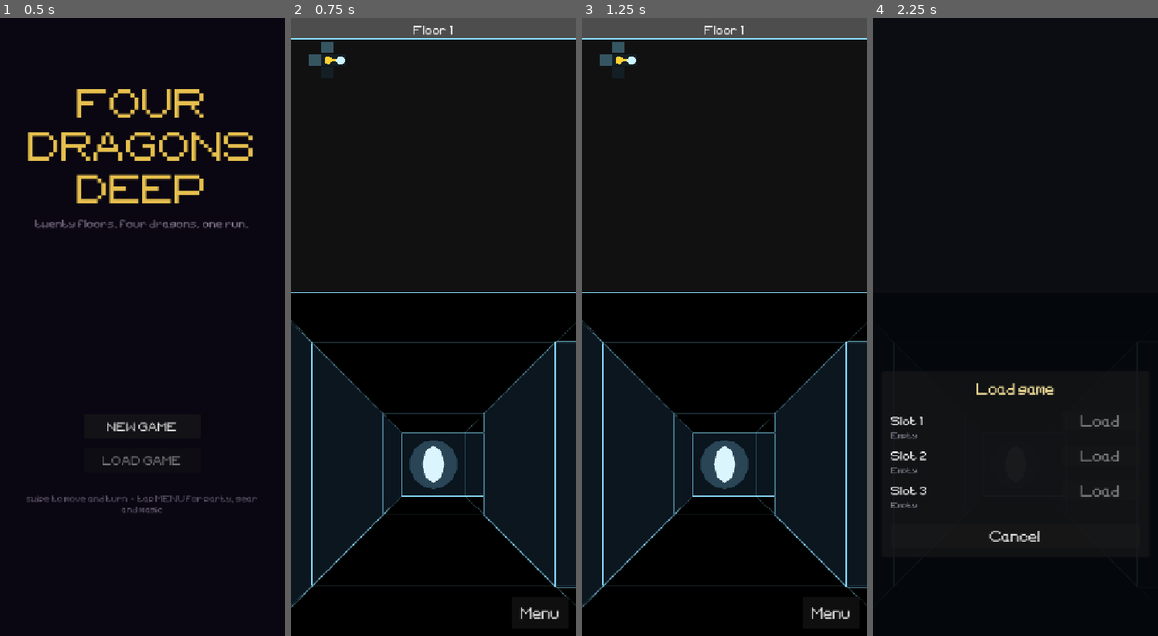
Above: before the commit, frames 1-4 (left to right).
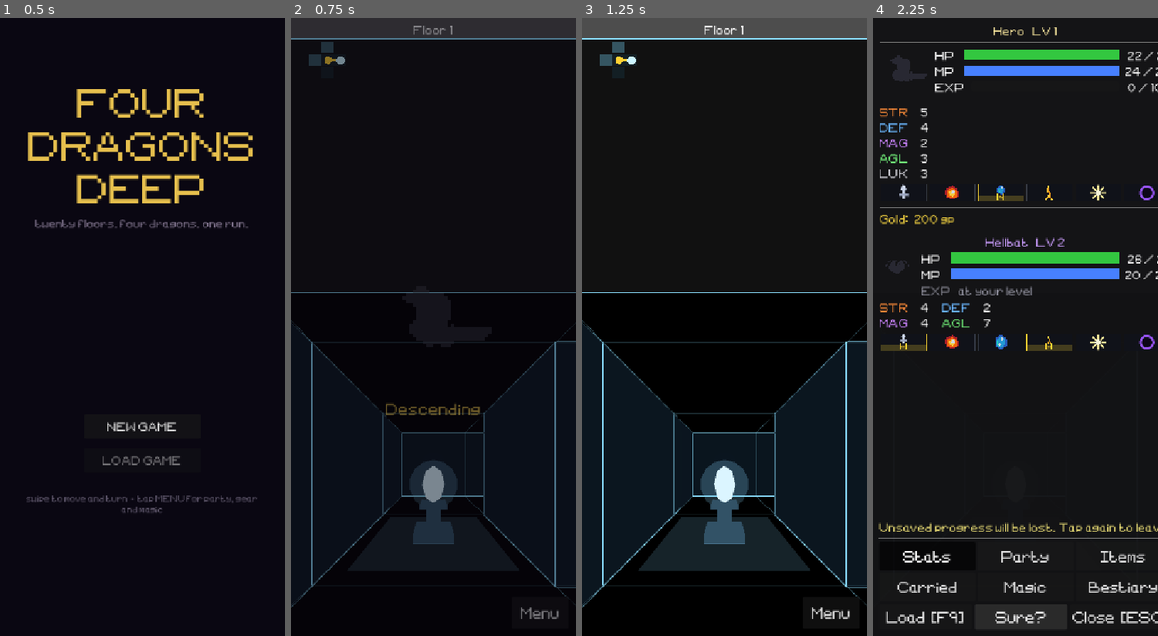
Above: after the commit, the same moments.

Repository: tausiftt5238/four-dragons-deep
Game: Godot game, scene res://scenes/title.tscn
Same seed, same stepped clock (60 frames per second), same inputs: the game is played once before the commit and once after it.
Inputs (mouse positions are in pixels of both pictures, inside the frame that each line leads up to):
- Up to frame 1 (0.5 s): no input
- Up to frame 2 (0.75 s): click "NEW GAME" at 0.5 s
- Up to frame 3 (1.25 s): no input
- Up to frame 4 (2.25 s): click "Menu" at 1.25 s; click (1006, 617) at 2 s, where only the run after the commit has a clickable "Title"

Frame 1 is identical in both runs. In frame 2, 12% of the frame differs, in the area x 0-100%, y 0-98%; in frame 3, 5.3%; in frame 4, 13%, in the area x 1-100%, y 1-99%.

Commit message:
playtest fixes: fleeing a boss no longer counts as beating it, the orb stands on its own tile, the bestiary says where things really live, a Title button, a loading screen, bench exp, and passives off for now
- fleeing the Ice Dragon marked the boss beaten, so the corridor let you walk past it. only a win counts now
- the save orb stood at eye height on the horizon and read as sitting on the far wall. it sits on a plinth on its own floor tile now
- bestiary floors come from the real spawn rules instead of the old min/max_floor fields, so the floor 4 warden says floor 4 and not "Floors 1+"
- Title button in the menu (tap twice) to get back to the title for a new run without reloading the page
- New Game / Load Game go through a loading screen with the Knight walking until the first frame of the game draws
- benched demons bank half the exp of every won fight
- passive skills are no longer offered on level up and old saves drop theirs, while they get reworked

Co-Authored-By: Claude Opus 5.5 <noreply@anthropic.com>
Claude-Session: https://claude.ai/code/session_01Uhk3EMYpAHGbVF4A7SC27j

Diff:
--- a/scripts/core/main.gd
+++ b/scripts/core/main.gd
@@ -1024,8 +1024,10 @@
 		_sync_door()
 		_show_hud_popup("The warden falls. You take the key.", Color(0.75, 0.55, 1.0))
 
-	# On a boss floor an encounter with no roamer behind it is the boss.
-	if result != "lose" and Level.is_boss_floor(floor_num) and met.is_empty():
+	# On a boss floor an encounter with no roamer behind it is the boss. Only a
+	# win counts: a flee used to pass as "not a loss", so slipping away from the
+	# Ice Dragon marked it beaten and the corridor let you walk on past it.
+	if result not in ["lose", "flee"] and Level.is_boss_floor(floor_num) and met.is_empty():
 		_boss_beaten = true
 
 	if not lost.is_empty() and result != "lose":
@@ -1085,9 +1087,10 @@
 
 
 # Taken before demon exp is paid, so each level-up popup can show before -> after.
+# The whole roster, since the bench earns a share and can level too.
 func _demon_snapshots() -> Dictionary:
 	var out: Dictionary = {}
-	for demon_name: String in player_char.active_demons:
+	for demon_name: String in player_char.recruited:
 		out[demon_name] = _demon_snapshot(demon_name)
 	return out
 
@@ -1259,6 +1262,9 @@
 	menu.load_requested.connect(func():
 		_close_menu()
 		_open_load_menu()
+	)
+	menu.title_requested.connect(func():
+		get_tree().change_scene_to_file("res://scenes/title.tscn")
 	)
 	menu_layer.add_child(menu)
 
@@ -1692,8 +1698,9 @@
 	player_char.analyzed.assign(pdata.get("analyzed", []) as Array)
 	player_char.learned_affinities = (pdata.get("learned_affinities", {}) as Dictionary).duplicate(true)
 
+	# Passive skills are off while they are reworked, so a save that picked some
+	# comes back without them rather than keeping powers a new run cannot get.
 	player_char.passive_skills.clear()
-	player_char.passive_skills.assign(pdata.get("passive_skills", []) as Array)
 
 	player_char.active_statuses.clear()
 	player_char.active_statuses.assign(pdata["active_statuses"] as Array)
--- a/scripts/entities/enemy.gd
+++ b/scripts/entities/enemy.gd
@@ -111,8 +111,8 @@
 # its level and the points it rolled — lives on PlayerCharacter, so this table
 # stays the fixed thing both sides are measured against.
 # Template data for all enemy types. Stats are base values for floor 1.
-# min_floor / max_floor control which dungeon floors they appear on.
-# max_floor = -1 means no upper limit.
+# min_floor / max_floor are left over from before the pack drew by tier, and
+# nothing reads them: `tier` decides the floors now (see where_found).
 #
 # Every row is written in the same shape, one concern per line, so a demon's
 # chart or its talk data can be found by position rather than by reading:
@@ -670,6 +670,29 @@
 	return out
 
 
+# Where a template is actually met, worked out from the same rules that place
+# it rather than from its min_floor/max_floor, which nothing spawns from any
+# more: the pack draws by tier, wardens and bosses stand on fixed floors, and a
+# mimic waits in a chest. Reading the old fields put the floor-four warden down
+# as "Floors 1+".
+static func where_found(tmpl: Dictionary) -> String:
+	var tname: String = tmpl.get("name", "") as String
+	for i: int in WARDEN_TEMPLATES.size():
+		if WARDEN_TEMPLATES[i]["name"] == tname:
+			return "Floor %d" % (i * Level.BOSS_EVERY + Level.WARDEN_OFFSET)
+	for i: int in BOSS_TEMPLATES.size():
+		if BOSS_TEMPLATES[i]["name"] == tname:
+			return "Floor %d" % ((i + 1) * Level.BOSS_EVERY)
+	for t: Dictionary in MIMIC_TEMPLATES:
+		if t["name"] == tname:
+			return "Chests, floor %d+" % MIMIC_FROM_FLOOR
+	# A tier's band is five floors, the last of which is the boss corridor and
+	# carries no pack.
+	var tier: int = int(tmpl.get("tier", 1))
+	var first: int = (tier - 1) * Level.BOSS_EVERY + 1
+	return "Floors %d-%d" % [first, first + Level.BOSS_EVERY - 2]
+
+
 static func all_templates() -> Array[Dictionary]:
 	var result: Array[Dictionary] = []
 	result.append_array(TEMPLATES)
--- a/scripts/entities/player_character.gd
+++ b/scripts/entities/player_character.gd
@@ -177,9 +177,16 @@
 	return e
 
 
-# Exp from a won fight, paid to every demon that was standing in it. A demon
-# never passes the detective: he is the one holding the case open, and a party
-# that outgrows him would make his own levels pointless.
+# What a benched demon banks of a fight it sat out. Without a share the bench
+# froze at the level it was caught at, so the demon a boss finally called for
+# was six levels behind the three that did all the walking.
+const BENCH_EXP_PERCENT: int = 50
+
+
+# Exp from a won fight: in full to every demon that was standing in it, and a
+# share to the rest of the roster on the bench. A demon never passes the
+# detective: he is the one holding the case open, and a party that outgrows him
+# would make his own levels pointless.
 #
 # Returns {climbed = [names], learned = {name: [what it picked up]}} so the
 # result screen can say both what grew and what it can now call on.
@@ -188,11 +195,13 @@
 	var learned: Dictionary = {}
 	if amount <= 0:
 		return {climbed = climbed, learned = learned}
-	for demon_name: String in active_demons:
+	for demon_name: String in recruited:
 		var at: int = int(bound_level.get(demon_name, 1))
 		if at >= lv:
 			continue
-		var banked: int = int(demon_exp.get(demon_name, 0)) + amount
+		var share: int = amount if is_active(demon_name) \
+				else maxi(1, amount * BENCH_EXP_PERCENT / 100)
+		var banked: int = int(demon_exp.get(demon_name, 0)) + share
 		var gained: bool = false
 		while at < lv and banked >= demon_exp_to_next(at):
 			banked -= demon_exp_to_next(at)
--- a/scripts/ui/level_up_ui.gd
+++ b/scripts/ui/level_up_ui.gd
@@ -224,59 +224,7 @@
 
 func _on_confirm() -> void:
 	player.apply_stat_bonus(_allocated)
-	_show_skill_picker()
-
-
-func _show_skill_picker() -> void:
-	for c: Node in _vbox.get_children():
-		c.queue_free()
-	_vbox.alignment = BoxContainer.ALIGNMENT_CENTER
-
-	var header: Label = Label.new()
-	header.text = "*   choose a skill   *"
-	header.horizontal_alignment = HORIZONTAL_ALIGNMENT_CENTER
-	header.add_theme_color_override("font_color", Color(0.60, 0.88, 1.0))
-	header.add_theme_font_size_override("font_size", 20)
-	_vbox.add_child(header)
-
-	_vbox.add_child(HSeparator.new())
-
-	var choices: Array[String] = PassiveSkill.random_pick(3, player.passive_skills)
-
-	if choices.is_empty():
-		var lbl: Label = Label.new()
-		lbl.text = "All skills mastered!"
-		lbl.horizontal_alignment = HORIZONTAL_ALIGNMENT_CENTER
-		lbl.add_theme_color_override("font_color", Color(0.80, 0.80, 0.80))
-		_vbox.add_child(lbl)
-		var cont: Button = Button.new()
-		cont.text = "Continue"
-		cont.custom_minimum_size = Vector2(160, 34)
-		cont.pressed.connect(func(): dismissed.emit())
-		var row: HBoxContainer = HBoxContainer.new()
-		row.alignment = BoxContainer.ALIGNMENT_CENTER
-		row.add_child(cont)
-		_vbox.add_child(row)
-		return
-
-	for skill_id: String in choices:
-		var sdata: Dictionary = PassiveSkill.get_data(skill_id)
-		_vbox.add_child(HSeparator.new())
-
-		var btn: Button = Button.new()
-		btn.text = sdata["name"] as String
-		btn.custom_minimum_size = Vector2(300, 34)
-		btn.pressed.connect(_on_skill_chosen.bind(skill_id))
-		_vbox.add_child(btn)
-
-		var desc: Label = Label.new()
-		desc.text = sdata["desc"] as String
-		desc.horizontal_alignment = HORIZONTAL_ALIGNMENT_CENTER
-		desc.add_theme_color_override("font_color", Color(0.60, 0.60, 0.60))
-		desc.add_theme_font_size_override("font_size", 11)
-		_vbox.add_child(desc)
-
-
-func _on_skill_chosen(skill_id: String) -> void:
-	player.passive_skills.append(skill_id)
+	# Passive skills used to be picked here, three at a time, until the eight of
+	# them ran out a handful of levels in. They are off while they get reworked;
+	# PassiveSkill and the checks for each id are still in place for that.
 	dismissed.emit()
--- /dev/null
+++ b/scripts/ui/loading_screen.gd
@@ -0,0 +1,108 @@
+# LoadingScreen
+# Stands between the title and the game. Pressing New Game or Load Game used to
+# change scene straight away, and the frame froze on the title while the game
+# scene loaded and built its first floor — the press had landed, but nothing
+# said so. This goes up on the same frame as the press, has the Knight walking
+# on the spot while the scene loads, and stays up until the game's first frame
+# has drawn underneath it.
+#
+# It hangs off the tree root rather than the current scene, which is what lets
+# it outlive the scene change it is covering.
+class_name LoadingScreen extends CanvasLayer
+
+const _FONT := preload("res://resources/misc/OldSchoolAdventures-42j9.ttf") as FontFile
+
+const _SPRITE_SIZE: float = 260.0
+
+var _walker: AnimatedPortrait
+var _dots: Label
+var _dots_timer: float = 0.0
+
+
+# Covers the screen, swaps to `scene_path`, and takes itself down once the new
+# scene has drawn. Call it instead of change_scene_to_file.
+static func change_scene(tree: SceneTree, scene_path: String) -> void:
+	var screen: LoadingScreen = LoadingScreen.new()
+	tree.root.add_child(screen)
+	screen._run(scene_path)
+
+
+func _ready() -> void:
+	layer = 100
+	_build()
+
+
+func _build() -> void:
+	var bg: ColorRect = ColorRect.new()
+	bg.color = Color(0.04, 0.03, 0.07, 1.0)
+	bg.set_anchors_and_offsets_preset(Control.PRESET_FULL_RECT)
+	# Swallows taps, so nothing on the title underneath can be pressed twice.
+	bg.mouse_filter = Control.MOUSE_FILTER_STOP
+	add_child(bg)
+
+	_walker = AnimatedPortrait.new()
+	# On the spot rather than across the screen: a load can be over in under a
+	# second, and he has to be in view for all of it.
+	_walker.anchor_left   = 0.5
+	_walker.anchor_right  = 0.5
+	_walker.anchor_top    = 0.5
+	_walker.anchor_bottom = 0.5
+	_walker.offset_left   = -_SPRITE_SIZE * 0.5
+	_walker.offset_right  = _SPRITE_SIZE * 0.5
+	_walker.offset_top    = -_SPRITE_SIZE * 0.5
+	_walker.offset_bottom = _SPRITE_SIZE * 0.5
+	_walker.mouse_filter  = Control.MOUSE_FILTER_IGNORE
+	_walker.load_sprite_id(PlayerCharacter.SPRITE_KNIGHT)
+	_walker.play("walk")
+	# The figure fills about a third of its 100px frame; crop in on it.
+	_walker.set_zoom(2.5)
+	add_child(_walker)
+
+	_dots = Label.new()
+	_dots.text = "Descending"
+	_dots.anchor_left   = 0.0
+	_dots.anchor_right  = 1.0
+	_dots.anchor_top    = 0.5
+	_dots.anchor_bottom = 0.5
+	_dots.offset_top    = _SPRITE_SIZE * 0.5 + 8.0
+	_dots.offset_bottom = _SPRITE_SIZE * 0.5 + 48.0
+	_dots.horizontal_alignment = HORIZONTAL_ALIGNMENT_CENTER
+	_dots.add_theme_font_override("font", _FONT)
+	_dots.add_theme_font_size_override("font_size", 22)
+	_dots.add_theme_color_override("font_color", Color(0.90, 0.75, 0.30))
+	add_child(_dots)
+
+
+func _process(delta: float) -> void:
+	_dots_timer += delta
+	var n: int = int(_dots_timer * 2.5) % 4
+	_dots.text = "Descending" + ".".repeat(n)
+
+
+func _run(scene_path: String) -> void:
+	# One drawn frame first, so the screen is what the press answers with.
+	await get_tree().process_frame
+	await get_tree().process_frame
+
+	var packed: PackedScene = null
+	if ResourceLoader.load_threaded_request(scene_path) == OK:
+		while ResourceLoader.load_threaded_get_status(scene_path) \
+				== ResourceLoader.THREAD_LOAD_IN_PROGRESS:
+			await get_tree().process_frame
+		packed = ResourceLoader.load_threaded_get(scene_path) as PackedScene
+	if packed == null:
+		packed = load(scene_path) as PackedScene
+	get_tree().change_scene_to_packed(packed)
+
+	# The new scene builds its first floor in _ready, on the frame after the
+	# swap. Wait for that and for one frame of it to draw before lifting.
+	await get_tree().scene_changed
+	await get_tree().process_frame
+	await get_tree().process_frame
+
+	var fade: Tween = create_tween()
+	for child: Node in get_children():
+		if child is CanvasItem:
+			fade.parallel().tween_property(child, "modulate:a", 0.0, 0.25)
+	await fade.finished
+	queue_free()
--- a/scripts/ui/menu_tab_bestiary.gd
+++ b/scripts/ui/menu_tab_bestiary.gd
@@ -35,9 +35,7 @@
 	if tmpl.is_empty():
 		return
 
-	var max_fl: int = tmpl.get("max_floor", -1)
-	var where: String = "Floors %d" % int(tmpl.get("min_floor", 1))
-	where += "+" if max_fl == -1 else "-%d" % max_fl
+	var where: String = Enemy.where_found(tmpl)
 
 	# Everything the bestiary knows, as one wrapped paragraph rather than six
 	# stacked lines of wildly different length.
--- a/scripts/ui/menu_ui.gd
+++ b/scripts/ui/menu_ui.gd
@@ -5,6 +5,7 @@
 
 signal menu_closed
 signal load_requested
+signal title_requested
 
 
 var player: PlayerCharacter
@@ -95,6 +96,20 @@
 	load_btn.pressed.connect(func(): load_requested.emit())
 	foot.add_child(load_btn)
 
+	# Back to the title, for a new run without reloading the page. Two taps,
+	# since anything not saved at an orb goes with it.
+	var title_btn: Button = Button.new()
+	title_btn.text = "Title"
+	title_btn.custom_minimum_size   = Vector2(0, 32)
+	title_btn.size_flags_horizontal = Control.SIZE_EXPAND_FILL
+	title_btn.pressed.connect(func():
+		if title_btn.text == "Title":
+			title_btn.text = "Sure?"
+			_set_status("Unsaved progress will be lost. Tap again to leave.")
+		else:
+			title_requested.emit())
+	foot.add_child(title_btn)
+
 	var close_btn: Button = Button.new()
 	close_btn.text = "Close  [ESC]"
 	close_btn.custom_minimum_size   = Vector2(0, 32)
--- a/scripts/ui/title_screen.gd
+++ b/scripts/ui/title_screen.gd
@@ -83,7 +83,7 @@
 
 func _on_new_game() -> void:
 	GameBoot.pending_slot = 0
-	get_tree().change_scene_to_file("res://scenes/main.tscn")
+	LoadingScreen.change_scene(get_tree(), "res://scenes/main.tscn")
 
 
 func _on_load_game() -> void:
@@ -91,7 +91,7 @@
 	picker.mode = "load"
 	picker.slot_chosen.connect(func(slot: int) -> void:
 		GameBoot.pending_slot = slot
-		get_tree().change_scene_to_file("res://scenes/main.tscn")
+		LoadingScreen.change_scene(get_tree(), "res://scenes/main.tscn")
 	)
 	picker.cancelled.connect(func() -> void:
 		picker.queue_free()
--- a/scripts/world/dungeon.gd
+++ b/scripts/world/dungeon.gd
@@ -450,10 +450,22 @@
 		_add_orb(pos)
 
 
+# How high the shard hangs. It used to sit at 1.0, which is eye height: dead on
+# the horizon, where the far wall's centre is too, so an orb one cell ahead was
+# drawn on top of the wall two cells ahead and read as being out there with it.
+# Lower, and stood on a plinth, its foot lands on the floor of its own cell.
+const _ORB_HEIGHT: float = 0.72
+
+
 func _add_orb(pos: Vector2i) -> void:
+	var base: Node3D = Node3D.new()
+	base.position = Vector3(pos.x * CELL_SIZE, 0.0, pos.y * CELL_SIZE)
+	add_child(base)
+	_add_orb_footing(base)
+
 	var root: Node3D = Node3D.new()
-	root.position = Vector3(pos.x * CELL_SIZE, 1.0, pos.y * CELL_SIZE)
-	add_child(root)
+	root.position = Vector3(0.0, _ORB_HEIGHT, 0.0)
+	base.add_child(root)
 
 	var core_mat: StandardMaterial3D = StandardMaterial3D.new()
 	core_mat.shading_mode = BaseMaterial3D.SHADING_MODE_UNSHADED
@@ -497,6 +509,29 @@
 	# A slow turn, so it reads as alive from down a corridor.
 	var spin: Tween = create_tween().set_loops()
 	spin.tween_property(core, "rotation:y", TAU, 6.0).from(0.0)
+
+
+# What ties the orb to its cell: a plinth up to the shard and a pale square of
+# light on the floor under it. Perspective does the rest — the square sits on
+# the grid line you would walk over, so the eye can count the cells to it the
+# same way it counts them on the minimap.
+func _add_orb_footing(base: Node3D) -> void:
+	var glow_mat: StandardMaterial3D = StandardMaterial3D.new()
+	glow_mat.shading_mode = BaseMaterial3D.SHADING_MODE_UNSHADED
+	glow_mat.transparency = BaseMaterial3D.TRANSPARENCY_ALPHA
+	glow_mat.blend_mode   = BaseMaterial3D.BLEND_MODE_ADD
+	glow_mat.albedo_color = Color(0.55, 0.85, 1.0, 0.16)
+	_add_box_child(base, Vector3(0.0, 0.012, 0.0),
+			Vector3(CELL_SIZE * 0.80, 0.01, CELL_SIZE * 0.80), glow_mat)
+
+	var stone_mat: StandardMaterial3D = StandardMaterial3D.new()
+	stone_mat.shading_mode = BaseMaterial3D.SHADING_MODE_UNSHADED
+	stone_mat.albedo_color = Color(0.20, 0.32, 0.40)
+	# A wide foot and a narrow neck, so the silhouette is a plinth and not a
+	# post the shard happens to be floating in front of.
+	_add_box_child(base, Vector3(0.0, 0.06, 0.0), Vector3(0.52, 0.12, 0.52), stone_mat)
+	_add_box_child(base, Vector3(0.0, 0.26, 0.0), Vector3(0.20, 0.30, 0.20), stone_mat)
+	_add_box_child(base, Vector3(0.0, 0.44, 0.0), Vector3(0.36, 0.06, 0.36), stone_mat)
 
 
 # ── Caches ────────────────────────────────────────────────────────────────────
Not shown, added: scripts/ui/loading_screen.gd.uid
